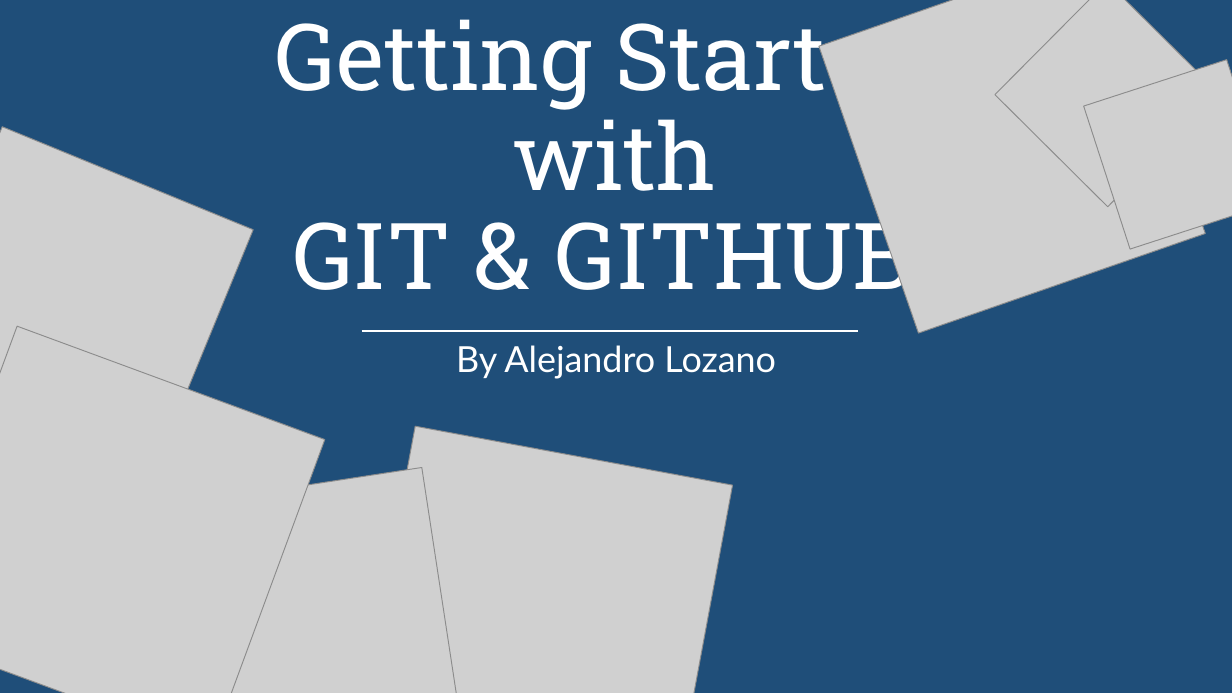
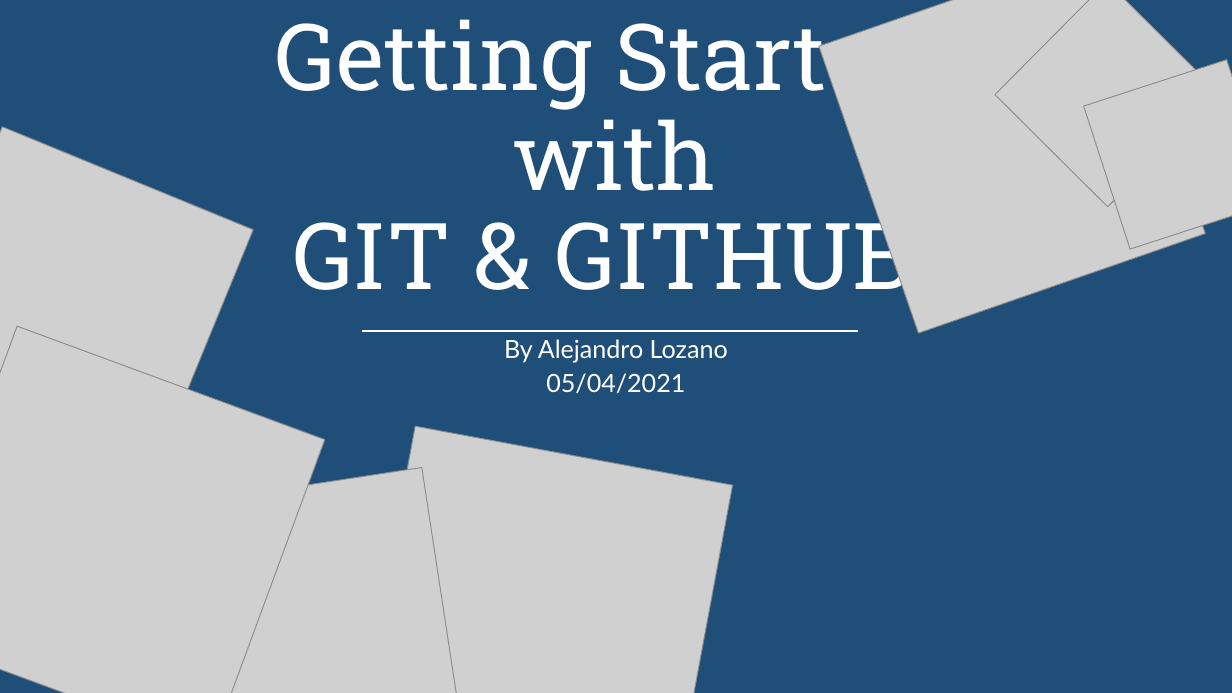
Before and after one commit to PowEngin/Examen-, a slide deck: slide 1 of GettingStartedWithGithub.pptx. Drawn at 1232x693 pixels with LibreOffice and Linux fonts; fonts in the diff are those of the drawing; grey boxes stand for pictures. Boxes give left, top, right and bottom in pixels: in the first picture for what was removed or moved away, otherwise in the second. Text is boxed around its words. In the diff, an @@ line names an element or a change of style, - is before the commit and + after.

Commit message:
Se agrego Fecha

```diff
--- a/GettingStartedWithGithub.pptx
+++ b/GettingStartedWithGithub.pptx
@@ subtitle at bbox=[504, 339, 728, 362]: size 28 to 19.6 pt in "By Alejandro Lozano"; line spacing 0.9 to 0.7 @@
@@ subtitle at bbox=[546, 373, 685, 393]: paragraph added @@
+05/04/2021
```
